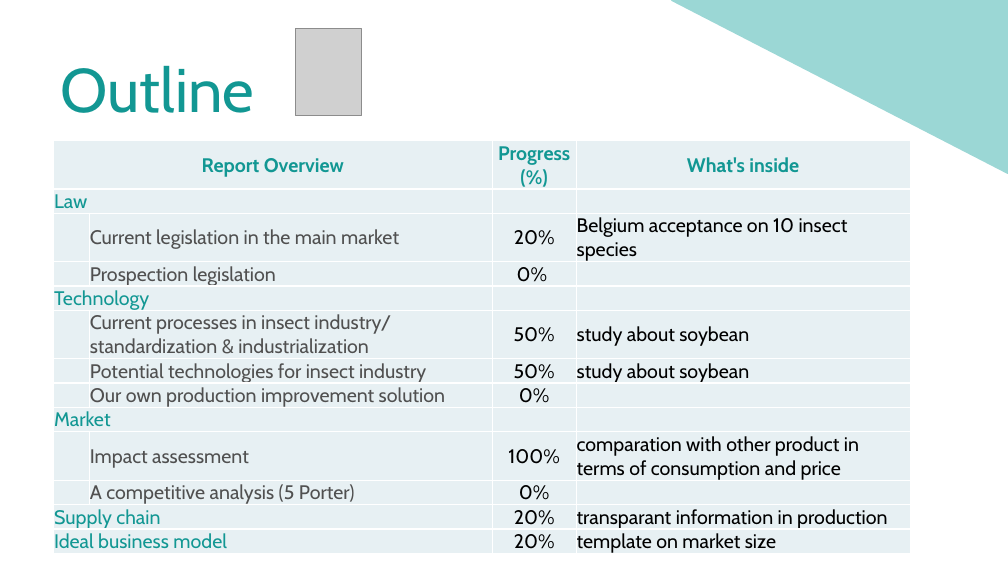
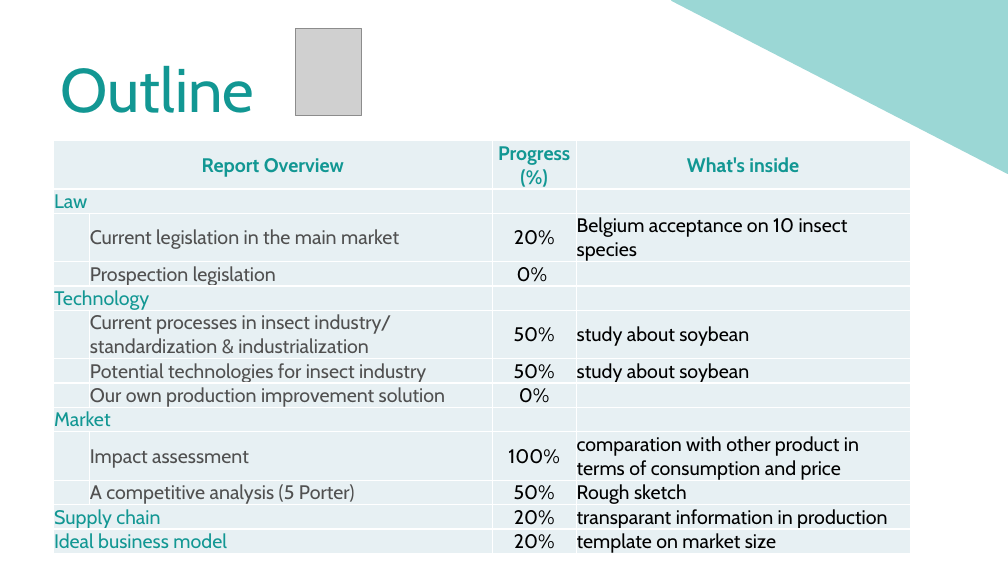
Before and after one commit to MFloru/Bacchus-R1, a slide deck: slide 7 of Logo-powerpoint/3rd presentation (revised).pptx. Drawn at 1008x567 pixels with LibreOffice and Linux fonts; fonts in the diff are those of the drawing; grey boxes stand for pictures. Boxes give left, top, right and bottom in pixels: in the first picture for what was removed or moved away, otherwise in the second. Text is boxed around its words. In the diff, an @@ line names an element or a change of style, - is before the commit and + after.

```diff
--- a/Logo-powerpoint/3rd presentation (revised).pptx
+++ b/Logo-powerpoint/3rd presentation (revised).pptx
@@ table at bbox=[53, 141, 910, 557] @@
-row 11, column 3: 0%
+row 11, column 3: 50%
-row 11, column 4: 
+row 11, column 4: Rough sketch
```
Also in this commit, not shown: 5 other slides changed, 3 slides added, 1 other file.
